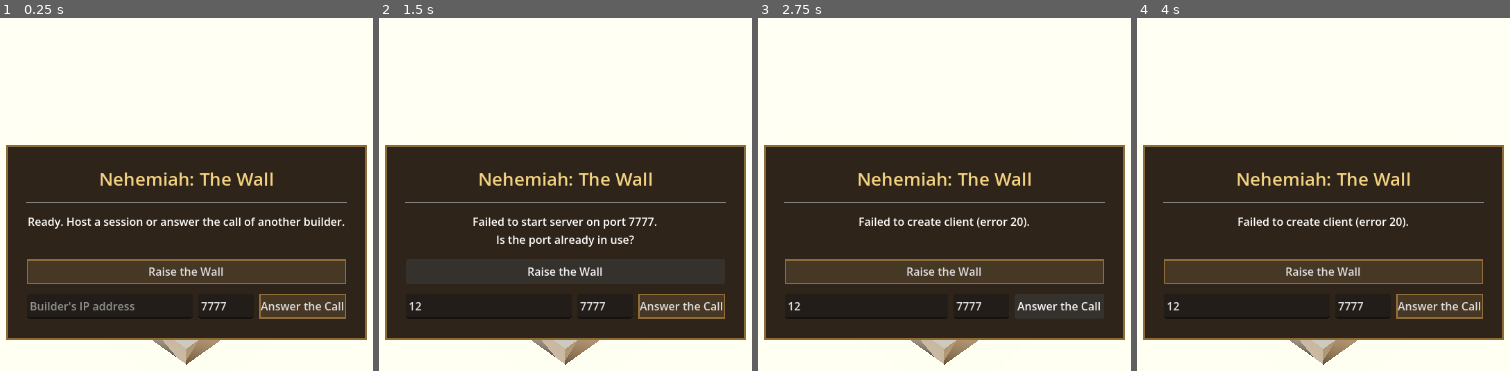
Above: before the commit, frames 1-4 (left to right).
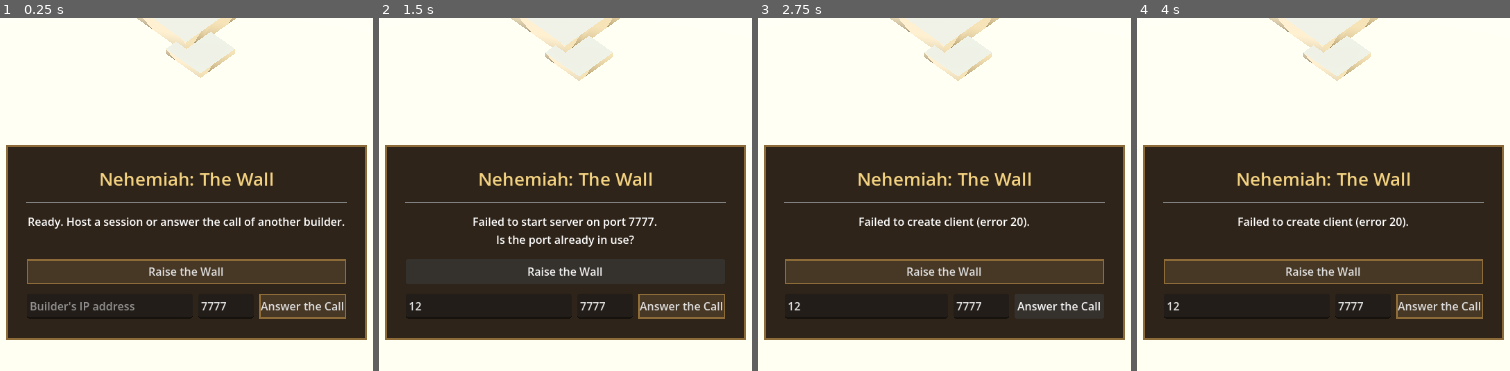
Above: after the commit, the same moments.

Repository: cnohall/nehemiah
Game: Godot game, scene res://main.tscn
Two runs of this game, one before a commit and one after it. Both use one fixed random seed, a clock stepped at 60 frames per second and the inputs below.
Inputs (mouse positions are in pixels of both pictures, inside the frame that each line leads up to):
- Up to frame 1 (0.25 s): no input
- Up to frame 2 (1.5 s): click (487, 307) at 0.52 s; type "12" at 0.6 s; click "Raise the Wall" at 1.25 s
- Up to frame 3 (2.75 s): click "Answer the Call" at 2 s
- Up to frame 4 (4 s): click "Answer the Call" at 2.75 s; tap Enter (ui_accept) at 3.5, 3.77 s; move the mouse to (1498, 219) at 3.52 s; hold D (move_right) from 3.53 s (still down); hold Shift from 3.53 s (still down); click (1498, 219) at 3.67 s

The runs differ from the first frame. In frame 1, 1.5% of the frame differs, in the area x 36-64%, y 0-99%; in frame 2, 1.6%, in the area x 35-65%, y 0-99%; in frame 3, 1.6%; in frame 4, 1.6%.

Commit message:
kinda working

Diff:
--- a/main.gd
+++ b/main.gd
@@ -23,9 +23,9 @@
 var _temple: Node3D = null
 
 # Camera Shake & Zoom
-var _target_zoom: float = 10.0
+var _target_zoom: float = 14.0
 const MIN_ZOOM: float = 5.0
-const MAX_ZOOM: float = 20.0
+const MAX_ZOOM: float = 35.0
 const ZOOM_SPEED: float = 2.0
 
 var _shake_intensity: float = 0.0
@@ -49,10 +49,11 @@
 const BRIGHT_DAY: float = 1.0
 const BRIGHT_NIGHT: float = 0.12
 
-# Wall blueprints — key: Vector3(x,0,z) snapped to 0.1, value: float (wall angle)
-# Populated on ALL peers so ghost-block snapping works everywhere.
-var _blueprint_positions: Dictionary = {}
-var _blueprint_meshes: Dictionary = {}  # server-only: key → MeshInstance3D
+# Wall blueprint manager — handles registry, visuals, and snapping queries
+var _blueprint_mgr: Node = null
+# Expose positions dict for minimap backward compat
+var _blueprint_positions: Dictionary:
+	get: return _blueprint_mgr._blueprint_positions if _blueprint_mgr else {}
 
 # Stone quarry
 var _quarry_pos: Vector3 = Vector3(-8.0, 0.5, -8.0)
@@ -113,8 +114,10 @@
 	_shake_noise.seed = randi()
 	_shake_noise.frequency = 0.5
 
-	# All peers build the blueprint registry so ghost-block snapping works
-	_init_blueprint_registry()
+	_blueprint_mgr = load("res://scenes/wall_blueprint/wall_blueprint_manager.gd").new()
+	_blueprint_mgr.name = "WallBlueprintManager"
+	add_child(_blueprint_mgr)
+	_blueprint_mgr.init_registry()
 
 	NetworkManager.lobby_created_success.connect(_on_lobby_created_success)
 	NetworkManager.lobby_joined_success.connect(_on_lobby_joined_success)
@@ -172,7 +175,7 @@
 	var breach_area = _temple.get_node("BreachArea") as Area3D
 	breach_area.body_entered.connect(_on_temple_breached)
 
-	_spawn_wall_visuals()
+	_blueprint_mgr.spawn_visuals(self)
 	_setup_quarry()
 
 	_is_setting_up = true
@@ -181,78 +184,13 @@
 
 	_rebake_navigation()
 
-# ── Blueprint registry ────────────────────────────────────────────────────────
-# Called on ALL peers. Corners follow Nehemiah 3's circuit clockwise from the
-# Sheep Gate (NE, near Temple). Scale: ~1 unit ≈ 15 m.
-
-func _init_blueprint_registry() -> void:
-	_blueprint_positions.clear()
-	var corners: Array[Vector3] = [
-		Vector3(-16,  0, -30),  # NW  — Old Gate
-		Vector3( -6,  0, -36),  # N   — Fish Gate
-		Vector3(  6,  0, -36),  # NE  — Sheep Gate  (circuit start, Neh 3:1)
-		Vector3( 20,  0, -28),  # NE  — Tower of Hananel / Miphkad Gate
-		Vector3( 30,  0, -14),  # E   — East Gate (Temple Mount east face, Neh 3:29)
-		Vector3( 30,  0,   2),  # E   — Horse Gate / Water Gate area (Neh 3:26-28)
-		Vector3( 20,  0,  20),  # ESE — Fountain Gate (Neh 3:15)
-		Vector3(  6,  0,  32),  # S   — toward Dung Gate
-		Vector3( -4,  0,  36),  # S   — Dung Gate — southernmost tip (Neh 3:14)
-		Vector3(-16,  0,  26),  # SW  — Valley Gate (Neh 2:13, night survey start)
-		Vector3(-28,  0,   8),  # W   — Tower of the Ovens / Broad Wall (Neh 3:11)
-		Vector3(-28,  0, -14),  # WN  — back toward Old Gate
-	]
-	for i in range(corners.size()):
-		_register_wall_edge(corners[i], corners[(i + 1) % corners.size()])
-
-func _register_wall_edge(a: Vector3, b: Vector3) -> void:
-	var edge := b - a
-	var length := edge.length()
-	var dir := edge.normalized()
-	# +PI/2 puts the 2.0 long face along the wall (bricks laid sideways)
-	var angle := atan2(dir.x, dir.z) + PI / 2.0
-	# Step = 2.0 matches block long-face width so bricks tile without gaps
-	const STEP: float = 2.0
-	var count := int(ceil(length / STEP)) + 1
-	for i in range(count):
-		var pos := a + dir * (float(i) * STEP)
-		var key := Vector3(snappedf(pos.x, 0.1), 0.0, snappedf(pos.z, 0.1))
-		if not _blueprint_positions.has(key):
-			_blueprint_positions[key] = angle
-
-# ── Blueprint visuals  (server only) ─────────────────────────────────────────
-
-func _spawn_wall_visuals() -> void:
-	var mat := StandardMaterial3D.new()
-	mat.albedo_color = Color(0.2, 0.6, 1.0, 0.18)
-	mat.transparency = BaseMaterial3D.TRANSPARENCY_ALPHA
-	mat.shading_mode = BaseMaterial3D.SHADING_MODE_UNSHADED
-	for key in _blueprint_positions:
-		var angle: float = _blueprint_positions[key]
-		var mesh_inst := MeshInstance3D.new()
-		var box := BoxMesh.new()
-		box.size = Vector3(2.0, 0.05, 1.0)
-		mesh_inst.mesh = box
-		mesh_inst.material_override = mat
-		mesh_inst.position = Vector3(key.x, 0.51, key.z)
-		mesh_inst.rotation.y = angle
-		add_child(mesh_inst)
-		_blueprint_meshes[key] = mesh_inst
-
-# ── Blueprint helpers  (all peers) ───────────────────────────────────────────
+# ── Blueprint helpers  (all peers) — thin wrappers over WallBlueprintManager ──
 
 func get_nearest_blueprint(world_pos: Vector3, max_dist: float) -> Vector3:
-	var best_key := Vector3.INF
-	var best_d2 := max_dist * max_dist
-	var flat := Vector3(world_pos.x, 0.0, world_pos.z)
-	for key in _blueprint_positions:
-		var d2: float = flat.distance_squared_to(key)
-		if d2 < best_d2:
-			best_d2 = d2
-			best_key = key
-	return best_key
+	return _blueprint_mgr.get_nearest(world_pos, max_dist)
 
 func get_blueprint_angle(key: Vector3) -> float:
-	return _blueprint_positions.get(key, 0.0)
+	return _blueprint_mgr.get_angle(key)
 
 # ── Quarry  (server only, interaction checked server-side) ───────────────────
 
@@ -435,11 +373,7 @@
 
 	# Remove the corresponding blueprint segment on all peers
 	var bp_key := Vector3(snappedf(snapped_world_pos.x, 0.1), 0.0, snappedf(snapped_world_pos.z, 0.1))
-	_blueprint_positions.erase(bp_key)
-	if _blueprint_meshes.has(bp_key):
-		var mesh_node: Node = _blueprint_meshes[bp_key]
-		if is_instance_valid(mesh_node): mesh_node.queue_free()
-		_blueprint_meshes.erase(bp_key)
+	_blueprint_mgr.erase_at(bp_key)
 
 	if multiplayer.is_server():
 		blocks_placed += 1
@@ -450,10 +384,7 @@
 
 func on_block_destroyed(world_pos: Vector3, rotation_y: float) -> void:
 	if not multiplayer.is_server(): return
-	# Restore blueprint so the slot can be rebuilt
 	var bp_key := Vector3(snappedf(world_pos.x, 0.1), 0.0, snappedf(world_pos.z, 0.1))
-	_blueprint_positions[bp_key] = rotation_y
-	# Restore blueprint visual on all peers
 	_restore_blueprint.rpc(bp_key, rotation_y)
 	blocks_placed = max(0, blocks_placed - 1)
 	_update_global_hud()
@@ -461,22 +392,7 @@
 
 @rpc("authority", "call_local", "reliable")
 func _restore_blueprint(bp_key: Vector3, rotation_y: float) -> void:
-	_blueprint_positions[bp_key] = rotation_y
-	# Spawn a new blueprint mesh (server already handles its own via call_local)
-	if multiplayer.is_server():
-		var mat := StandardMaterial3D.new()
-		mat.albedo_color = Color(0.2, 0.6, 1.0, 0.18)
-		mat.transparency = BaseMaterial3D.TRANSPARENCY_ALPHA
-		mat.shading_mode = BaseMaterial3D.SHADING_MODE_UNSHADED
-		var mesh_inst := MeshInstance3D.new()
-		var box := BoxMesh.new()
-		box.size = Vector3(2.0, 0.05, 1.0)
-		mesh_inst.mesh = box
-		mesh_inst.material_override = mat
-		mesh_inst.position = Vector3(bp_key.x, 0.51, bp_key.z)
-		mesh_inst.rotation.y = rotation_y
-		add_child(mesh_inst)
-		_blueprint_meshes[bp_key] = mesh_inst
+	_blueprint_mgr.restore_at(bp_key, rotation_y, self)
 
 func _rebake_navigation() -> void:
 	if _nav_region: _nav_region.bake_navigation_mesh()
--- a/main.tscn
+++ b/main.tscn
@@ -15,8 +15,8 @@
 [sub_resource type="ProceduralSkyMaterial" id="4"]
 sky_top_color = Color(0.35, 0.55, 0.85, 1)
 sky_horizon_color = Color(0.8, 0.75, 0.65, 1)
-ground_bottom_color = Color(0.2, 0.15, 0.1, 1)
-ground_horizon_color = Color(0.6, 0.55, 0.45, 1)
+ground_bottom_color = Color(0.75, 0.65, 0.45, 1)
+ground_horizon_color = Color(0.75, 0.65, 0.45, 1)
 sun_angle_max = 30.0
 sun_curve = 0.05
 
@@ -54,7 +54,7 @@
 
 [node name="Floor" type="CSGBox3D" parent="NavigationRegion3D" unique_id=1687261339]
 use_collision = true
-size = Vector3(60, 1, 60)
+size = Vector3(120, 1, 120)
 material = SubResource("3")
 
 [node name="Camera3D" type="Camera3D" parent="." unique_id=843850505]
--- a/scenes/ui/game_hud.tscn
+++ b/scenes/ui/game_hud.tscn
@@ -209,7 +209,14 @@
 \tqueue_redraw()
 
 func _world_to_map(wx: float, wz: float) -> Vector2:
-\treturn Vector2((wx + WORLD_HALF) * SCALE_F, (wz + WORLD_HALF) * SCALE_F)
+\t# Rotate 45° to match the isometric camera orientation
+\tvar half := MAP_SIZE * 0.5
+\treturn Vector2(
+\t\thalf + (wx - wz) * SCALE_F * 0.5,
+\t\thalf + (wx + wz) * SCALE_F * 0.5)
+
+func _in_bounds(p: Vector2, margin: float = 4.0) -> bool:
+\treturn p.x >= -margin and p.x <= MAP_SIZE + margin and p.y >= -margin and p.y <= MAP_SIZE + margin
 
 func _draw() -> void:
 \tdraw_rect(Rect2(0, 0, MAP_SIZE, MAP_SIZE), BG_COLOR)
@@ -219,32 +226,37 @@
 \tif _main.get(\"_blueprint_positions\") != null:
 \t\tfor key in _main._blueprint_positions:
 \t\t\tvar p := _world_to_map(key.x, key.z)
-\t\t\tdraw_rect(Rect2(p.x - 1.5, p.y - 1.5, 3.0, 3.0), BLUEPRINT_COLOR)
+\t\t\tif _in_bounds(p):
+\t\t\t\tdraw_rect(Rect2(p.x - 1.5, p.y - 1.5, 3.0, 3.0), BLUEPRINT_COLOR)
 \t
 \tvar blocks_node = _main.get_node_or_null(\"Blocks\")
 \tif blocks_node:
 \t\tfor block in blocks_node.get_children():
 \t\t\tif block is Node3D:
 \t\t\t\tvar p := _world_to_map(block.global_position.x, block.global_position.z)
-\t\t\t\tdraw_rect(Rect2(p.x - 2.0, p.y - 1.0, 4.0, 2.0), BLOCK_COLOR)
+\t\t\t\tif _in_bounds(p):
+\t\t\t\t\tdraw_rect(Rect2(p.x - 2.0, p.y - 1.0, 4.0, 2.0), BLOCK_COLOR)
 \t
 \tif _main.get(\"_quarry_pos\") != null:
 \t\tvar qp := _world_to_map(_main._quarry_pos.x, _main._quarry_pos.z)
-\t\tdraw_circle(qp, 4.0, QUARRY_COLOR)
+\t\tif _in_bounds(qp):
+\t\t\tdraw_circle(qp, 4.0, QUARRY_COLOR)
 \t
 \tvar enemies_node = _main.get_node_or_null(\"Enemies\")
 \tif enemies_node:
 \t\tfor enemy in enemies_node.get_children():
 \t\t\tif enemy is Node3D:
 \t\t\t\tvar p := _world_to_map(enemy.global_position.x, enemy.global_position.z)
-\t\t\t\tdraw_circle(p, 2.5, ENEMY_COLOR)
+\t\t\t\tif _in_bounds(p, 0.0):
+\t\t\t\t\tdraw_circle(p, 2.5, ENEMY_COLOR)
 \t
 \tvar players_node = _main.get_node_or_null(\"Players\")
 \tif players_node:
 \t\tfor player in players_node.get_children():
 \t\t\tif player is Node3D:
 \t\t\t\tvar p := _world_to_map(player.global_position.x, player.global_position.z)
-\t\t\t\tdraw_circle(p, 3.5, PLAYER_COLOR)
+\t\t\t\tif _in_bounds(p):
+\t\t\t\t\tdraw_circle(p, 3.5, PLAYER_COLOR)
 "
 
 [node name="GameHUD" type="CanvasLayer"]
--- /dev/null
+++ b/scenes/wall_blueprint/wall_blueprint_manager.gd
@@ -0,0 +1,98 @@
+extends Node
+## Owns the wall blueprint registry — populated on ALL peers so ghost-block
+## snapping works everywhere. Blueprint visuals are server-only.
+
+var _blueprint_positions: Dictionary = {}
+var _blueprint_meshes: Dictionary = {}   # server-only: key → MeshInstance3D
+
+# ── Registry ──────────────────────────────────────────────────────────────────
+
+func init_registry() -> void:
+	_blueprint_positions.clear()
+	# 12 historical gate/corner positions, clockwise from NW. Neh 3 circuit.
+	# Scale: ~1 unit ≈ 15 m. City is pear-shaped (wide north, tapering south).
+	var corners: Array[Vector3] = [
+		Vector3(-16,  0, -30),  # NW  — Old Gate
+		Vector3( -6,  0, -36),  # N   — Fish Gate
+		Vector3(  6,  0, -36),  # NE  — Sheep Gate  (circuit start, Neh 3:1)
+		Vector3( 20,  0, -28),  # NE  — Tower of Hananel / Miphkad Gate
+		Vector3( 30,  0, -14),  # E   — East Gate (Neh 3:29)
+		Vector3( 30,  0,   2),  # E   — Horse Gate / Water Gate (Neh 3:26-28)
+		Vector3( 20,  0,  20),  # ESE — Fountain Gate (Neh 3:15)
+		Vector3(  6,  0,  32),  # S   — toward Dung Gate
+		Vector3( -4,  0,  36),  # S   — Dung Gate, southernmost tip (Neh 3:14)
+		Vector3(-16,  0,  26),  # SW  — Valley Gate (Neh 2:13)
+		Vector3(-28,  0,   8),  # W   — Tower of the Ovens / Broad Wall (Neh 3:11)
+		Vector3(-28,  0, -14),  # WN  — back toward Old Gate
+	]
+	for i in range(corners.size()):
+		_register_wall_edge(corners[i], corners[(i + 1) % corners.size()])
+
+func _register_wall_edge(a: Vector3, b: Vector3) -> void:
+	var edge := b - a
+	var dir := edge.normalized()
+	# +PI/2 puts the 2.0 long face along the wall (bricks laid sideways)
+	var angle := atan2(dir.x, dir.z) + PI / 2.0
+	# Step = 2.0 matches block long-face width so bricks tile without gaps
+	const STEP: float = 2.0
+	var count := int(ceil(edge.length() / STEP)) + 1
+	for i in range(count):
+		var pos := a + dir * (float(i) * STEP)
+		var key := Vector3(snappedf(pos.x, 0.1), 0.0, snappedf(pos.z, 0.1))
+		if not _blueprint_positions.has(key):
+			_blueprint_positions[key] = angle
+
+# ── Visuals (server-only) ─────────────────────────────────────────────────────
+
+func spawn_visuals(parent: Node3D) -> void:
+	var mat := _make_blueprint_material()
+	for key in _blueprint_positions:
+		_spawn_single_visual(key, _blueprint_positions[key], mat, parent)
+
+func _spawn_single_visual(key: Vector3, angle: float, mat: StandardMaterial3D, parent: Node3D) -> void:
+	var mesh_inst := MeshInstance3D.new()
+	var box := BoxMesh.new()
+	box.size = Vector3(2.0, 0.05, 1.0)
+	mesh_inst.mesh = box
+	mesh_inst.material_override = mat
+	mesh_inst.position = Vector3(key.x, 0.51, key.z)
+	mesh_inst.rotation.y = angle
+	parent.add_child(mesh_inst)
+	_blueprint_meshes[key] = mesh_inst
+
+func _make_blueprint_material() -> StandardMaterial3D:
+	var mat := StandardMaterial3D.new()
+	mat.albedo_color = Color(0.2, 0.6, 1.0, 0.18)
+	mat.transparency = BaseMaterial3D.TRANSPARENCY_ALPHA
+	mat.shading_mode = BaseMaterial3D.SHADING_MODE_UNSHADED
+	return mat
+
+# ── Queries (all peers) ───────────────────────────────────────────────────────
+
+func get_nearest(world_pos: Vector3, max_dist: float) -> Vector3:
+	var best_key := Vector3.INF
+	var best_d2 := max_dist * max_dist
+	var flat := Vector3(world_pos.x, 0.0, world_pos.z)
+	for key in _blueprint_positions:
+		var d2: float = flat.distance_squared_to(key)
+		if d2 < best_d2:
+			best_d2 = d2
+			best_key = key
+	return best_key
+
+func get_angle(key: Vector3) -> float:
+	return _blueprint_positions.get(key, 0.0)
+
+# ── Mutations ─────────────────────────────────────────────────────────────────
+
+func erase_at(key: Vector3) -> void:
+	_blueprint_positions.erase(key)
+	if _blueprint_meshes.has(key):
+		var mesh_node: Node = _blueprint_meshes[key]
+		if is_instance_valid(mesh_node): mesh_node.queue_free()
+		_blueprint_meshes.erase(key)
+
+func restore_at(key: Vector3, angle: float, parent: Node3D) -> void:
+	_blueprint_positions[key] = angle
+	if multiplayer.is_server():
+		_spawn_single_visual(key, angle, _make_blueprint_material(), parent)
Not shown, added: scenes/wall_blueprint/wall_blueprint_manager.gd.uid
